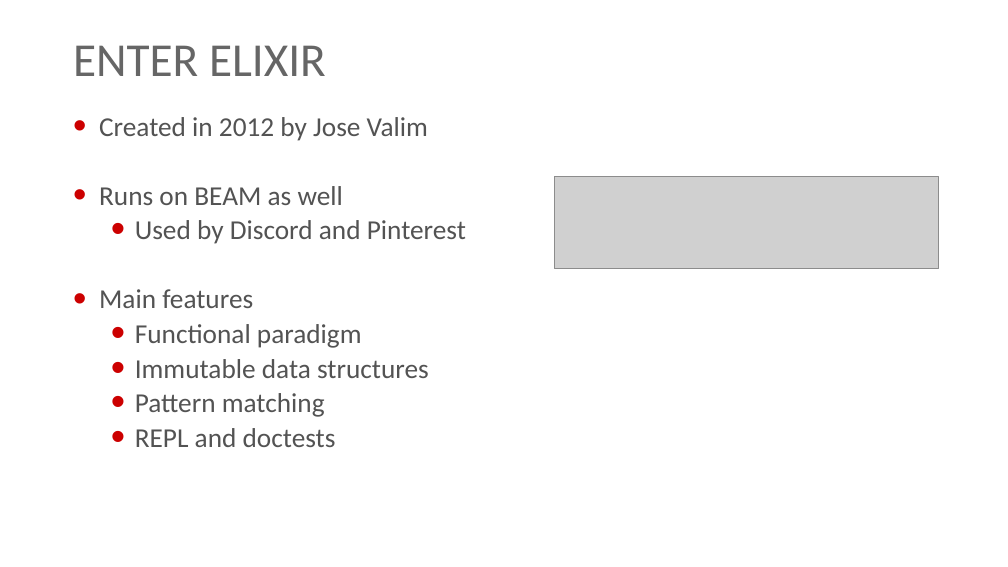
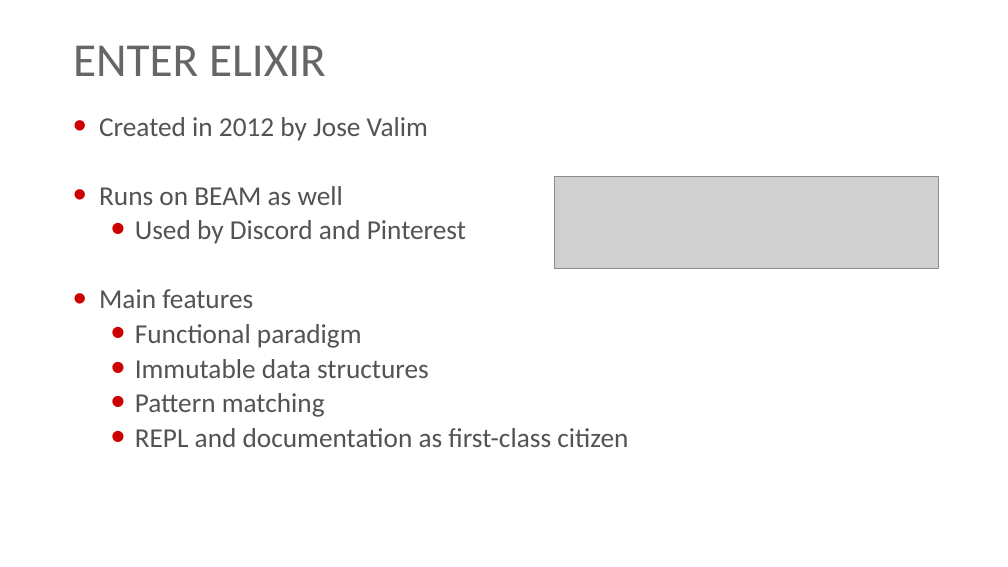
Before and after one commit to georgiyolovski/elixir-tech-talk, a slide deck: slide 4 of Elixir Tech Talk.pptx. Drawn at 1008x567 pixels with LibreOffice and Linux fonts; fonts in the diff are those of the drawing; grey boxes stand for pictures; background and template pictures are left out. Boxes give left, top, right and bottom in pixels: in the first picture for what was removed or moved away, otherwise in the second. Text is boxed around its words. In the diff, an @@ line names an element or a change of style, - is before the commit and + after.

```diff
--- a/Elixir Tech Talk.pptx
+++ b/Elixir Tech Talk.pptx
@@ text at (x1=135, y1=428, x2=628, y2=447): text changed @@
-  • REPL and doctests
+  • REPL and documentation as first-class citizen
```
Also in this commit, not shown: 1 other slide changed, 8 slides added.
